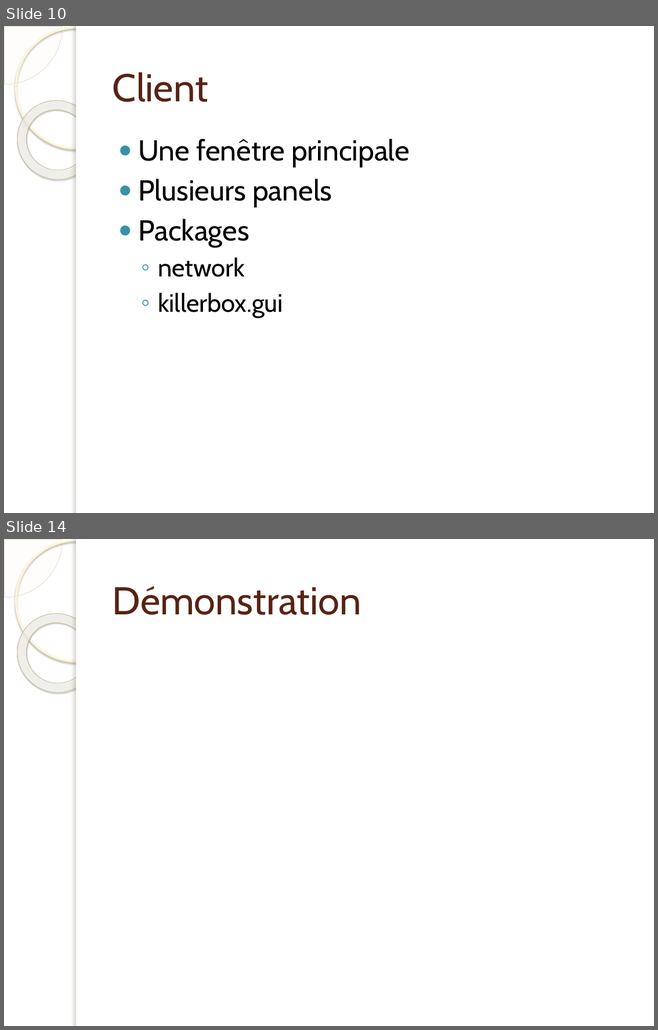
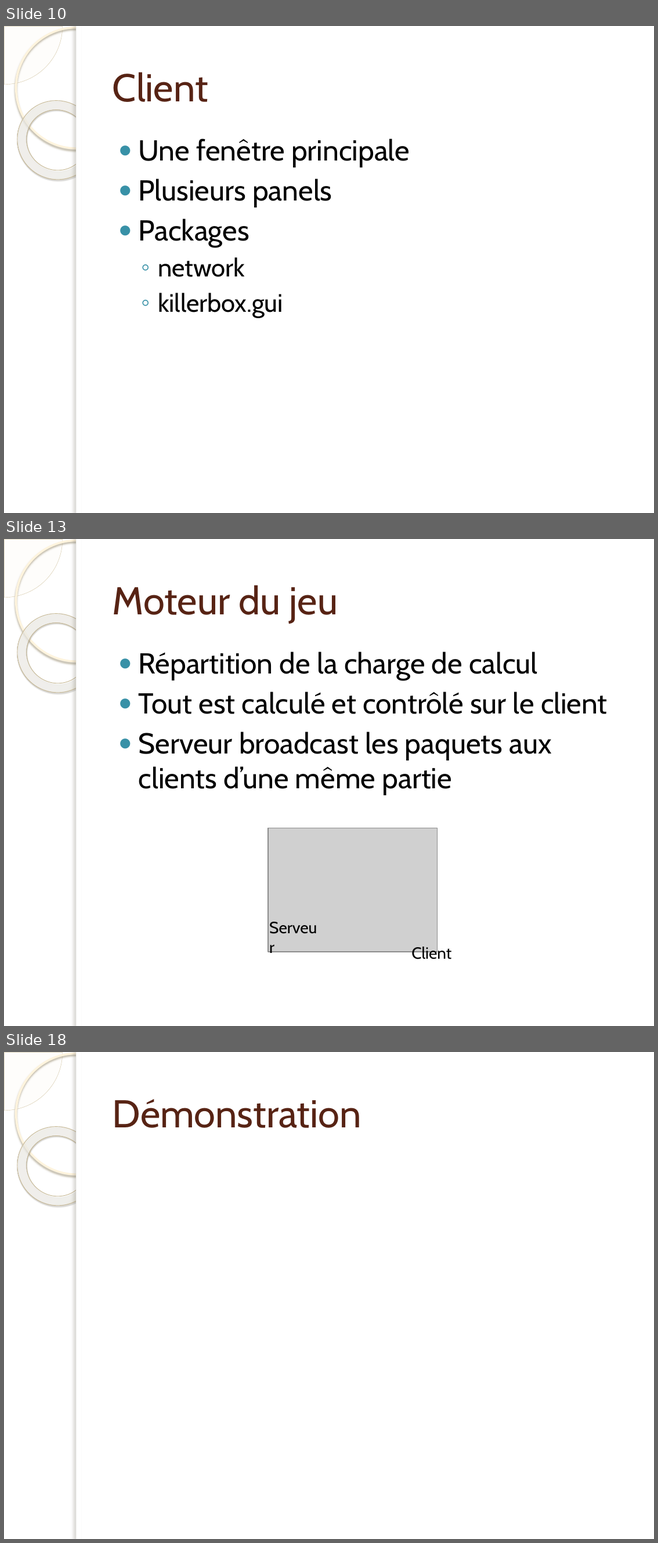
Before and after one commit to jonesbusy/killerbox, a slide deck: Documentation/presentation.pptx. Shown one above the other, each under a label of ours: slides 10 and 14 before the commit, slides 10, 13 and 18 after it; the slides between them are not shown. The pictures are 658x1030 and 658x1543 pixels, drawn with LibreOffice and Linux fonts; fonts in the diff are those of the drawing; grey boxes stand for pictures; background and template pictures are left out. Boxes give left, top, right and bottom in pixels: in the first picture for what was removed or moved away, otherwise in the second. Text is boxed around its words. In the diff, an @@ line names an element or a change of style, - is before the commit and + after.

Commit message:
Partie rapport UML + diagramme activité + séquence. Intégration partie Berdoz sur PPT. A relire et a corriger

```diff
--- a/Documentation/presentation.pptx
+++ b/Documentation/presentation.pptx
@@ slide 13 added at (x1=4, y1=539, x2=654, y2=1026), background picture (left out); not listed: 5 template elements that a slide beside it also shows @@
@@ title added at (x1=112, y1=585, x2=338, y2=623), 43 pt, text #572314 @@
+Moteur du jeu
@@ text added at (x1=139, y1=652, x2=607, y2=795), 32 pt, text #000000 @@
+● Répartition de la charge de calcul
+● Tout est calculé et contrôlé sur le client
+● Serveur broadcast les paquets aux clients d’une même partie
@@ picture added at (x1=268, y1=828, x2=437, y2=951) @@
@@ text added at (x1=263, y1=914, x2=328, y2=940), 18 pt, text #000000 @@
+Serveur
@@ text added at (x1=411, y1=946, x2=451, y2=959), 18 pt, text #000000 @@
+Client
@@ what was slide 14 is now slide 18 @@
```
Also in this commit, not shown: 7 other slides added, 4 slides removed, 5 other files.
